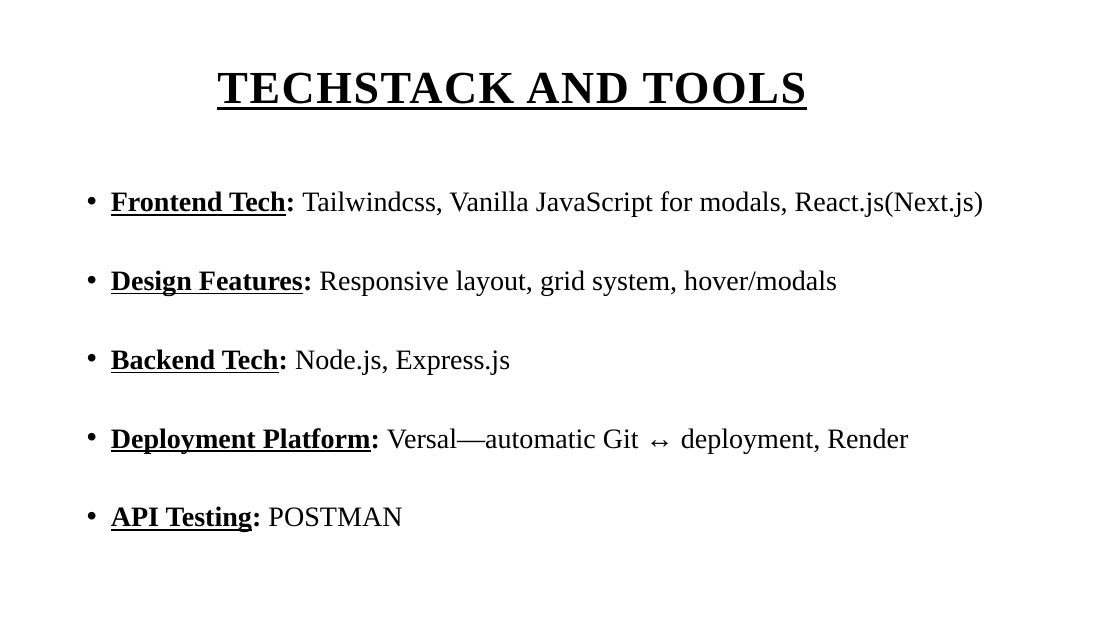
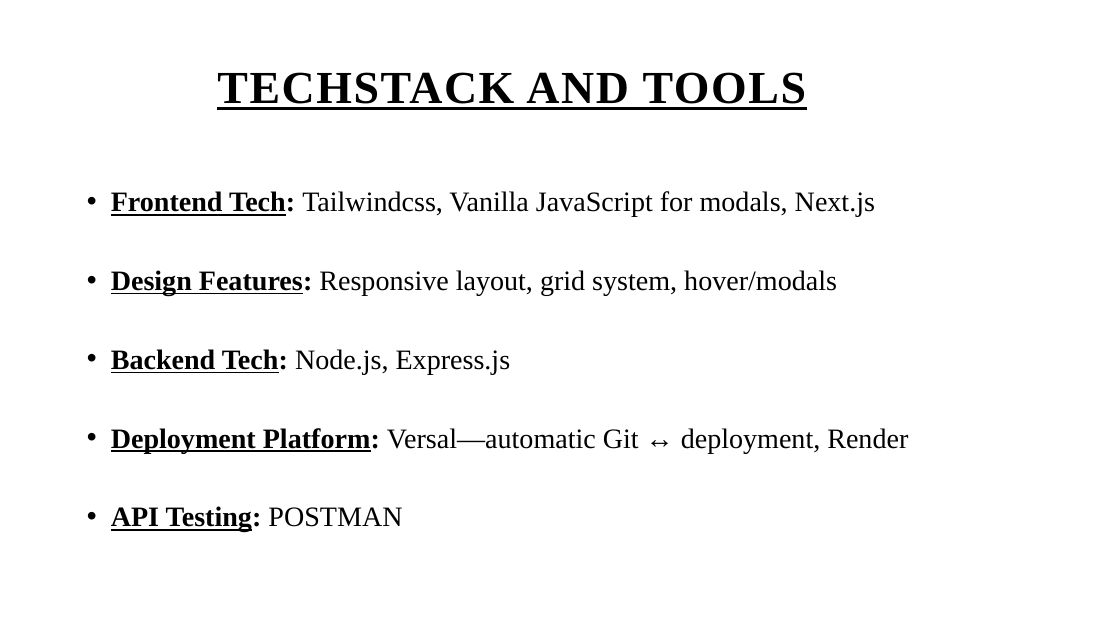
Before and after one commit to chandusoni1/Inklink, a slide deck: slide 5 of inklink ppt.pptx (slide 4 before the commit). Drawn at 1120x630 pixels with LibreOffice and Linux fonts; fonts in the diff are those of the drawing. Boxes give left, top, right and bottom in pixels: in the first picture for what was removed or moved away, otherwise in the second. Text is boxed around its words. In the diff, an @@ line names an element or a change of style, - is before the commit and + after.

```diff
--- a/inklink ppt.pptx
+++ b/inklink ppt.pptx
@@ text at [111, 191, 875, 217]: text changed @@
-  • Frontend Tech: Tailwindcss, Vanilla JavaScript for modals, React.js(Next.js)
+  • Frontend Tech: Tailwindcss, Vanilla JavaScript for modals, Next.js
```
Also in this commit, not shown: 5 other slides changed, 1 slide added, 2 other files.
